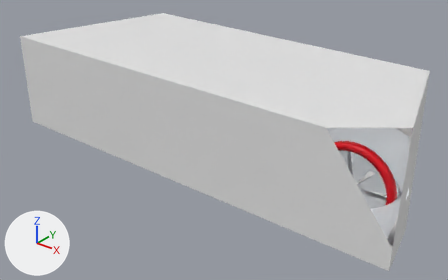
Before and after pictures for a commit that changed the COLLADA model Templates/BaseGame/game/data/Prototyping/shapes/Vehicles/flier.dae.
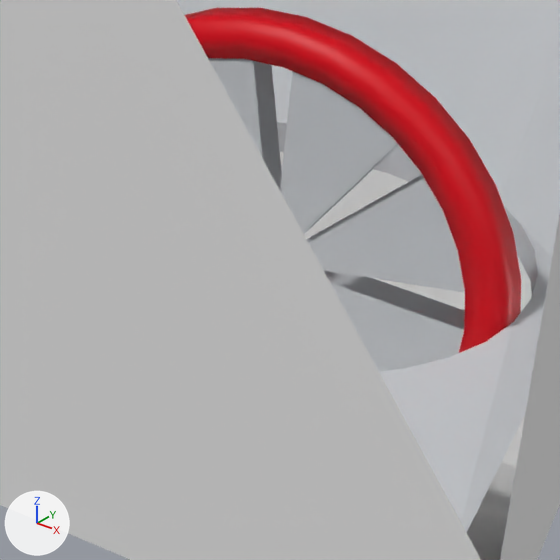
There are two pictures of each version: one whole from a 50 mm camera at (8.48, -14.78, 8.06) aimed at (-1.16, -2.73, 0.59), one close up on the part from 67% to 90% of the width and 50% to 87% of the height. Lighting does not change. The marker at lower left points along +X, +Y and +Z. Everything nearer to the camera than a plane just in front of the edit is cut away. Where no turn or scale is listed for an object, it has been applied to the vertices.

The older version as bpy lines, for what is in view:
```python
me_cube = bpy.data.meshes.new('Cube')
me_cube.from_pydata(...)  # 292 vertices, 594 faces; spans x -5.02..4.93, y -2.04..7.32, z -1.31..1.68
# faces by material slot: [443, 151]
me_cube.materials.append(mat_metalgray)  # white #edf0f5
me_cube.materials.append(mat_interactivered)  # red #ff001d
me_cube_001 = bpy.data.meshes.new('Cube.001')
me_cube_001.from_pydata(...)  # 12 vertices, 20 faces; spans x -5.2..5.2, y -2.47..7.0, z -1.73..2.39
me_cylinder = bpy.data.meshes.new('Cylinder')
me_cylinder.from_pydata(...)  # 160 vertices, 320 faces; spans x -1.0..1.0, y -0.09..0.09, z -1.0..1.0
me_cylinder.materials.append(mat_interactivered)  # red #ff001d
ob_colmesh_1 = bpy.data.objects.new('colMesh_1', me_cube_001)
ob_colmesh_1.location = (0.0, -3.518, 1.139)
ob_fanframer = bpy.data.objects.new('FanFrameR', me_cylinder)
ob_fanframer.parent = ob_planeframe
ob_fanframer.location = (3.449, -0.306, 0.141)
ob_fanframer.rotation_euler = (-3.142, 0.0, 0.0)  # degrees (-180, 0, 0)
ob_planeframe = bpy.data.objects.new('PlaneFrame', me_cube)
ob_planeframe.location = (0.007, -3.912, 1.309)
# also in view: 'FanR' at (3.49, -4.22, 1.45)
```
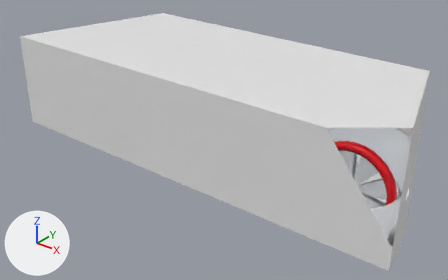
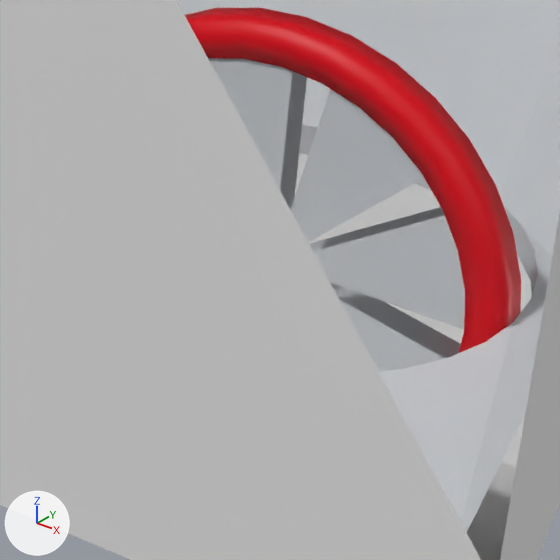
Pixel boxes (x1, y1, x2, y2) of what changed, in the close-ups (560 x 560 px):
'FanR', turned: (208, 58, 465, 372) in both
'FanFrameR', turned: (185, 8, 521, 353) in both

Edits to the bpy script that builds the scene:
```text
Change ob_fanframer:
    ob_fanframer.rotation_euler: (-3.142, 0.0, 0.0) -> (0.0, 0.0, 0.0)  # degrees (-180, 0, 0) -> degrees (0, 0, 0)
```
